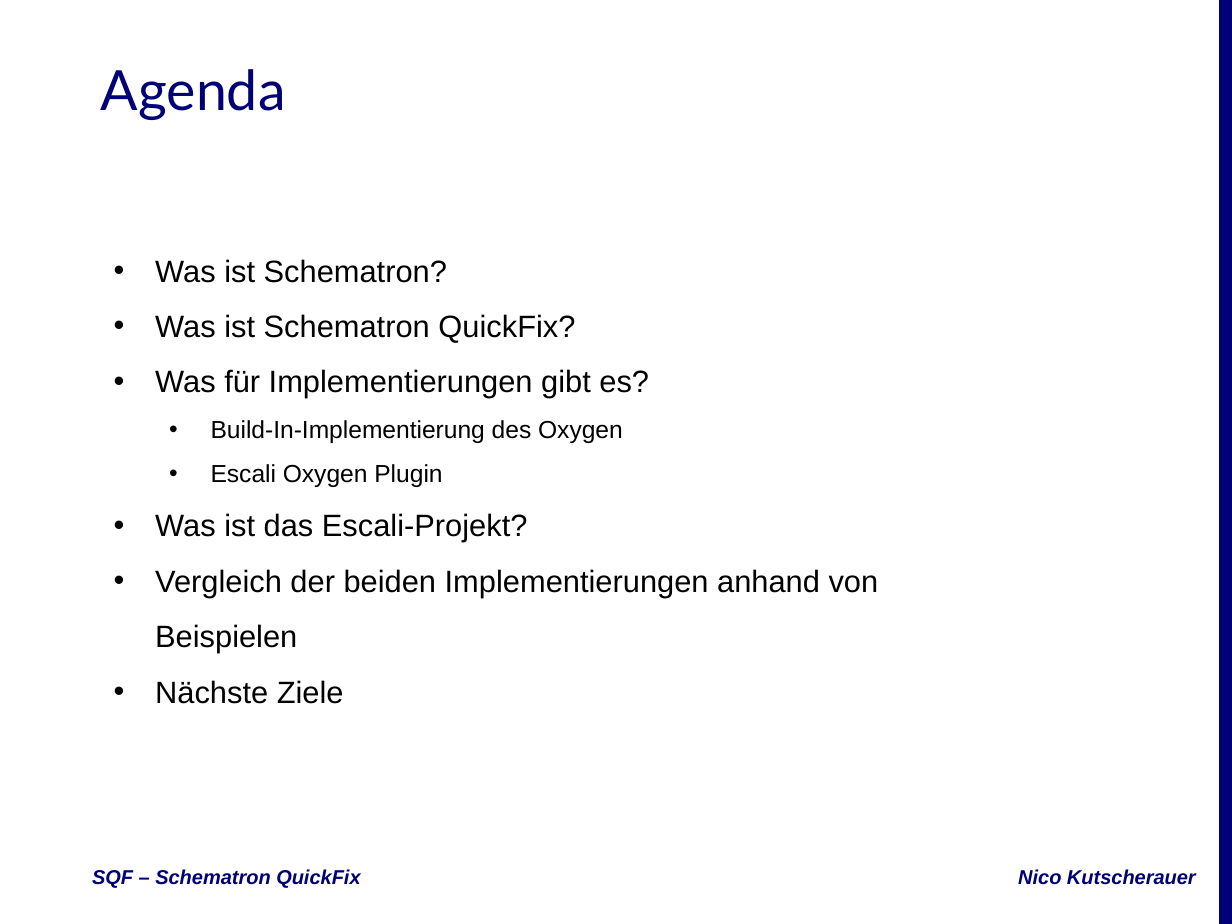
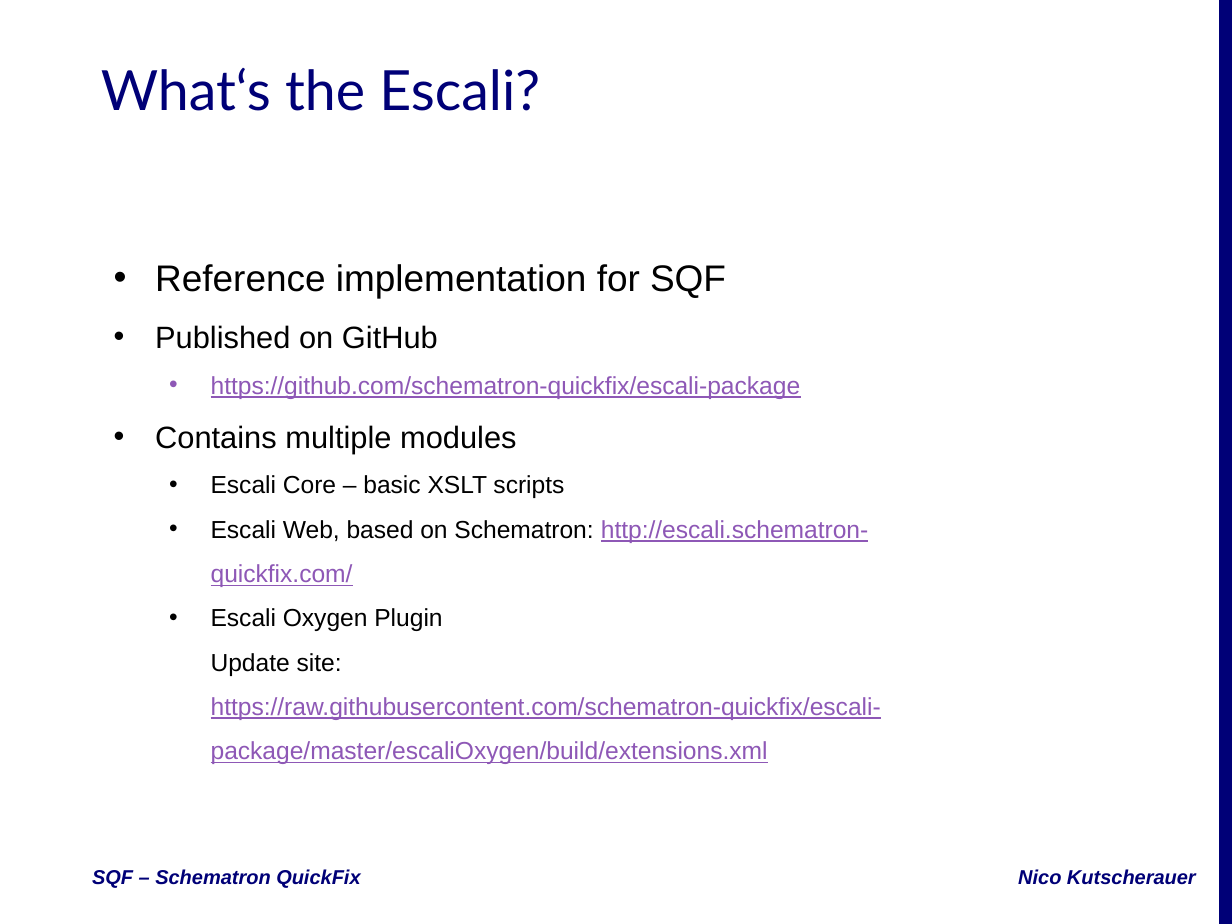
Before and after one commit to nkutsche/SchematronQuickFix-2017-11-17, a slide deck: slide 2 of SQF-Escali.pptx. Drawn at 1232x924 pixels with LibreOffice and Linux fonts; fonts in the diff are those of the drawing; background and template pictures are left out. Boxes give left, top, right and bottom in pixels: in the first picture for what was removed or moved away, otherwise in the second. Text is boxed around its words. In the diff, an @@ line names an element or a change of style, - is before the commit and + after.

Commit message:
Slide changes

```diff
--- a/SQF-Escali.pptx
+++ b/SQF-Escali.pptx
@@ title at (101, 68, 540, 111): text changed @@
-Agenda
+What‘s the Escali?
@@ subtitle at (155, 264, 881, 764): text changed; size 20 to 16 pt; text colour #000000 to #8E58B6 @@
-• Was ist Schematron?
-• Was ist Schematron QuickFix?
-• Was für Implementierungen gibt es?
-  • Build-In-Implementierung des Oxygen
-  • Escali Oxygen Plugin
-• Was ist das Escali-Projekt?
-• Vergleich der beiden Implementierungen anhand von Beispielen
-• Nächste Ziele
+• Reference implementation for SQF
+• Published on GitHub
+  • https://github.com/schematron-quickfix/escali-package
+• Contains multiple modules
+  • Escali Core – basic XSLT scripts
+  • Escali Web, based on Schematron: http://escali.schematron-quickfix.com/
+  • Escali Oxygen Plugin
+    Update site: https://raw.githubusercontent.com/schematron-quickfix/escali-package/master/escaliOxygen/build/extensions.xml
```
Also in this commit, not shown: 1 other slide changed, 2 slides added, 14 slides removed.
